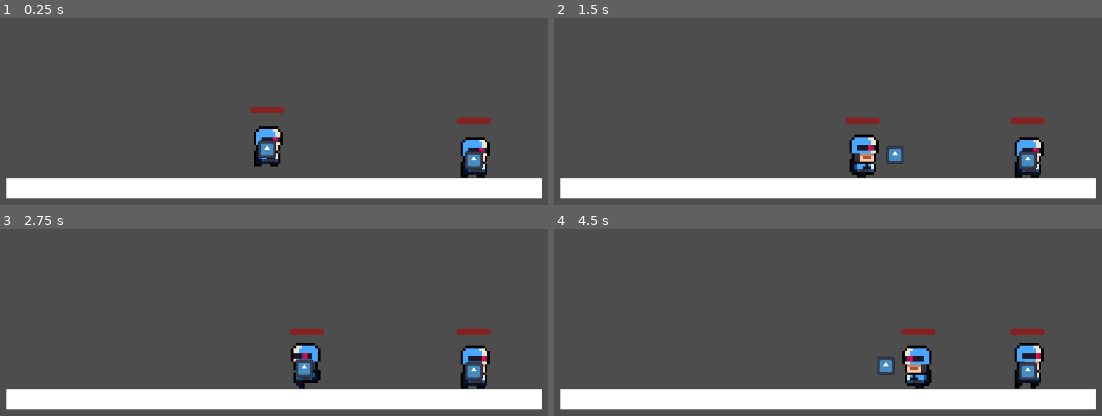
Above: before the commit, frames 1-4 (two rows, left to right).
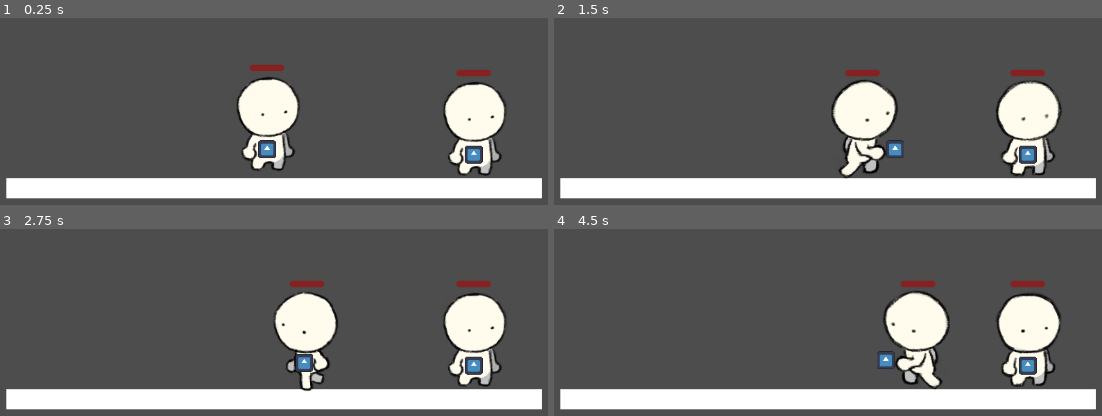
Above: after the commit, the same moments.

Repository: W00jo/mask-off
Game: Godot game, scene res://src/levels/player_testing.tscn
Same seed, same stepped clock (60 frames per second), same inputs: the game is played once before the commit and once after it. This scene is started directly instead of the project's main scene. The engine's default icon, where the game draws it, is replaced by a stand-in: a white triangle on a blue panel in a dark square.
Inputs:
- Up to frame 1 (0.25 s): no input
- Up to frame 2 (1.5 s): hold Right (ui_right) from 0.53 s (still down); tap Z (press_z) at 0.6, 1.35 s
- Up to frame 3 (2.75 s): release Right (ui_right) at 2.03 s; hold Left (ui_left) from 2.03 s (still down); tap Z (press_z) at 2.1 s
- Up to frame 4 (4.5 s): release Left (ui_left) at 2.78 s; hold Right (ui_right) 2.78-4.28 s; tap Z (press_z) at 2.85, 3.6, 4.35 s; hold Left (ui_left) from 4.28 s (still down)

The runs differ from the first frame. In frame 1, 8.5% of the frame differs, in the area x 43-93%, y 25-86%; in frame 2, 9.2%, in the area x 50-93%, y 27-87%; in frame 3, 8.5%; in frame 4, 9.2%.

Commit message:
Update idle and walk animations

Diff:
--- /dev/null
+++ b/default_bus_layout.tres
@@ -0,0 +1,15 @@
+[gd_resource type="AudioBusLayout" format=3 uid="uid://57dcxa5xjrap"]
+
+[resource]
+bus/1/name = &"Music"
+bus/1/solo = false
+bus/1/mute = false
+bus/1/bypass_fx = false
+bus/1/volume_db = 0.0
+bus/1/send = &"Master"
+bus/2/name = &"SFX"
+bus/2/solo = false
+bus/2/mute = false
+bus/2/bypass_fx = false
+bus/2/volume_db = 0.0
+bus/2/send = &"Master"
--- a/global/state.gd
+++ /dev/null
@@ -1,17 +0,0 @@
-@abstract
-class_name State
-extends Node
-
-signal transition(new_state_name: StringName)
-
-func _enter() -> void:
-	pass
-
-func _exit() -> void:
-	pass
-
-func _update(_delta: float) -> void:
-	pass
-
-func _physics_update(_delta: float) -> void:
-	pass
--- /dev/null
+++ b/src/player.tscn
@@ -0,0 +1,38 @@
+[gd_scene format=3 uid="uid://dckgfslhmkth7"]
+
+[ext_resource type="Script" path="res://src/player.gd" id="1_gmfve"]
+[ext_resource type="Texture2D" uid="uid://qix0oygodiat" path="res://icon.svg" id="1_lowyb"]
+[ext_resource type="Script" path="res://src/player_state_machine.gd" id="3_ehvfd"]
+[ext_resource type="Script" path="res://src/idle_state_machine.gd" id="4_bktlc"]
+[ext_resource type="Script" path="res://src/walking_state_machine.gd" id="5_pg28d"]
+[ext_resource type="Script" path="res://src/jump_state_machine.gd" id="6_21lrq"]
+
+[sub_resource type="RectangleShape2D" id="RectangleShape2D_gmfve"]
+size = Vector2(123, 122)
+
+[node name="Player" type="CharacterBody2D" unique_id=98183670]
+script = ExtResource("1_gmfve")
+
+[node name="CharacterSprite" type="Sprite2D" parent="." unique_id=124187322]
+texture = ExtResource("1_lowyb")
+
+[node name="CharacterCollision" type="CollisionShape2D" parent="." unique_id=2102602728]
+position = Vector2(-1.5, -2)
+shape = SubResource("RectangleShape2D_gmfve")
+
+[node name="Camera2D" type="Camera2D" parent="." unique_id=915304665]
+
+[node name="StateMachine" type="Node2D" parent="." unique_id=638512149 node_paths=PackedStringArray("CURRENT_STATE")]
+script = ExtResource("3_ehvfd")
+CURRENT_STATE = NodePath("IdleStateMachine")
+
+[node name="IdleStateMachine" type="Node" parent="StateMachine" unique_id=530028852]
+script = ExtResource("4_bktlc")
+
+[node name="WalkingStateMachine" type="Node" parent="StateMachine" unique_id=1738527426]
+script = ExtResource("5_pg28d")
+metadata/_custom_type_script = "uid://b8yhlnyyeai51"
+
+[node name="JumpStateMachine" type="Node" parent="StateMachine" unique_id=1311794495]
+script = ExtResource("6_21lrq")
+metadata/_custom_type_script = "uid://bfdh8rt3bei2u"
--- a/src/player/player.tscn
+++ b/src/player/player.tscn
@@ -1,8 +1,8 @@
 [gd_scene format=3 uid="uid://dfa7acfcvc3yy"]
 
 [ext_resource type="Script" uid="uid://dmg143wfbe7nl" path="res://src/player/player.gd" id="1_0v0ik"]
-[ext_resource type="Texture2D" uid="uid://28nk623vek88" path="res://assets/sprites/PLAYER.png" id="1_p842g"]
 [ext_resource type="PackedScene" uid="uid://cr05qs3lbrrmq" path="res://src/player/attacks/attack_default/default_attack.tscn" id="2_rgyib"]
+[ext_resource type="Texture2D" uid="uid://c8rhwlkas41d4" path="res://assets/sprites/Spritesheetplaceholder.png" id="3_cwolq"]
 [ext_resource type="Script" uid="uid://ca03ma24caxns" path="res://src/player/state_machine/idle_state.gd" id="3_fv2d4"]
 [ext_resource type="Script" uid="uid://bbaeadmys6i6j" path="res://src/player/state_machine/state_machine.gd" id="4_hg6s5"]
 [ext_resource type="Script" uid="uid://bat84jucrkcqd" path="res://src/player/state_machine/walk_state.gd" id="4_p842g"]
@@ -13,8 +13,9 @@
 [ext_resource type="Script" uid="uid://debf2l4kldxlb" path="res://src/player/damage_system/damage_target.gd" id="11_2ieo8"]
 [ext_resource type="Script" uid="uid://bwaqdqdr1hous" path="res://src/player/player_ui.gd" id="12_ebec5"]
 
-[sub_resource type="RectangleShape2D" id="RectangleShape2D_kyh7p"]
-size = Vector2(46, 68)
+[sub_resource type="CapsuleShape2D" id="CapsuleShape2D_2smqc"]
+radius = 34.0
+height = 128.0
 
 [sub_resource type="Animation" id="Animation_p842g"]
 length = 0.001
@@ -43,6 +44,31 @@
 "values": [Vector2(0, 37)]
 }
 
+[sub_resource type="Animation" id="Animation_rl62b"]
+resource_name = "attack_default"
+
+[sub_resource type="Animation" id="Animation_wlj80"]
+resource_name = "idle"
+length = 0.35714287
+loop_mode = 1
+step = 0.071428575
+tracks/0/type = "value"
+tracks/0/imported = false
+tracks/0/enabled = true
+tracks/0/path = NodePath("Sprite2D:frame")
+tracks/0/interp = 1
+tracks/0/loop_wrap = true
+tracks/0/keys = {
+"times": PackedFloat32Array(0, 0.071428575, 0.14285715, 0.21428573, 0.2857143),
+"transitions": PackedFloat32Array(1, 1, 1, 1, 1),
+"update": 1,
+"values": [13, 14, 15, 16, 17]
+}
+
+[sub_resource type="Animation" id="Animation_6bm8s"]
+resource_name = "jump"
+step = 0.07
+
 [sub_resource type="Animation" id="Animation_rgyib"]
 resource_name = "player_attack_default"
 length = 0.4
@@ -63,6 +89,7 @@
 resource_name = "player_temp_idle"
 length = 0.4
 loop_mode = 1
+step = 0.07
 tracks/0/type = "value"
 tracks/0/imported = false
 tracks/0/enabled = true
@@ -110,13 +137,35 @@
 "values": [10, 11, 12, 13]
 }
 
+[sub_resource type="Animation" id="Animation_hrerp"]
+resource_name = "walk"
+length = 0.85714287
+loop_mode = 1
+step = 0.07
+tracks/0/type = "value"
+tracks/0/imported = false
+tracks/0/enabled = true
+tracks/0/path = NodePath("Sprite2D:frame")
+tracks/0/interp = 1
+tracks/0/loop_wrap = true
+tracks/0/keys = {
+"times": PackedFloat32Array(0, 0.071428575, 0.14285715, 0.21428573, 0.2857143, 0.35714287, 0.42857146, 0.5, 0.5714286, 0.6428572, 0.71428573, 0.7857143),
+"transitions": PackedFloat32Array(1, 1, 1, 1, 1, 1, 1, 1, 1, 1, 1, 1),
+"update": 1,
+"values": [0, 1, 2, 3, 4, 5, 6, 7, 8, 9, 10, 11]
+}
+
 [sub_resource type="AnimationLibrary" id="AnimationLibrary_tcq0w"]
 _data = {
 &"RESET": SubResource("Animation_p842g"),
+&"attack_default": SubResource("Animation_rl62b"),
+&"idle": SubResource("Animation_wlj80"),
+&"jump": SubResource("Animation_6bm8s"),
 &"player_attack_default": SubResource("Animation_rgyib"),
 &"player_temp_idle": SubResource("Animation_dh4si"),
 &"player_temp_jump": SubResource("Animation_innbq"),
-&"player_temp_walk": SubResource("Animation_tcq0w")
+&"player_temp_walk": SubResource("Animation_tcq0w"),
+&"walk": SubResource("Animation_hrerp")
 }
 
 [sub_resource type="RectangleShape2D" id="RectangleShape2D_g6k8r"]
@@ -128,15 +177,14 @@
 
 [node name="Sprite2D" type="Sprite2D" parent="." unique_id=1375468071]
 texture_filter = 1
-scale = Vector2(3.8799996, 3.8799996)
-texture = ExtResource("1_p842g")
-hframes = 10
-vframes = 7
+texture = ExtResource("3_cwolq")
+hframes = 5
+vframes = 4
 region_rect = Rect2(0, 0, 32, 32)
 
 [node name="CollisionShape2D" type="CollisionShape2D" parent="." unique_id=503636172]
-position = Vector2(1, 28)
-shape = SubResource("RectangleShape2D_kyh7p")
+position = Vector2(3, 6)
+shape = SubResource("CapsuleShape2D_2smqc")
 debug_color = Color(0.7041554, 0.45410562, 0.5027783, 0.41960785)
 
 [node name="StateMachine" type="Node" parent="." unique_id=1603580362 node_paths=PackedStringArray("initial_state")]
@@ -194,9 +242,9 @@
 anchor_right = 0.5
 anchor_bottom = 0.5
 offset_left = -25.0
-offset_top = -24.0
+offset_top = -85.0
 offset_right = 24.57
-offset_bottom = -15.28
+offset_bottom = -76.28
 grow_horizontal = 2
 grow_vertical = 2
 pivot_offset_ratio = Vector2(0.5, 0.5)
--- a/src/player/state_machine/idle_state.gd
+++ b/src/player/state_machine/idle_state.gd
@@ -3,7 +3,7 @@
 
 func enter():
 	print("entering IDLE state...")
-	owner.get_node("AnimationPlayer").play("player_temp_idle")
+	owner.get_node("AnimationPlayer").play("idle")
 
 	if(!owner.is_on_floor()):
 		state_machine.change_state("fallstate")
--- a/src/player/state_machine/state.gd
+++ b/src/player/state_machine/state.gd
@@ -1,7 +1,7 @@
 class_name State
 extends Node
 
-var state_machine: NewStateMachine
+var state_machine: StateMachine
 var input: InputData
 
 func set_input(new_input: InputData):
--- a/src/player/state_machine/state_machine.gd
+++ b/src/player/state_machine/state_machine.gd
@@ -1,5 +1,5 @@
 extends Node
-class_name NewStateMachine
+class_name StateMachine
 
 @export var initial_state:State
 var current_state:State
--- a/src/player/state_machine/walk_state.gd
+++ b/src/player/state_machine/walk_state.gd
@@ -5,7 +5,7 @@
 
 func enter():
 	print("entering WALK state...")
-	owner.get_node("AnimationPlayer").play("player_temp_walk")
+	owner.get_node("AnimationPlayer").play("walk")
 
 func physics_update(_delta:float):
 
@@ -34,5 +34,5 @@
 		state_machine.change_state("attackstate")
 	elif Input.is_action_just_pressed(input.jump):
 		state_machine.change_state("jumpstate")
-	elif Input.is_action_pressed("Shift"):
-		state_machine.change_state("runstate")
+	#elif Input.is_action_pressed("Shift"):
+		#state_machine.change_state("runstate")
Not shown, removed: global/state.gd.uid
